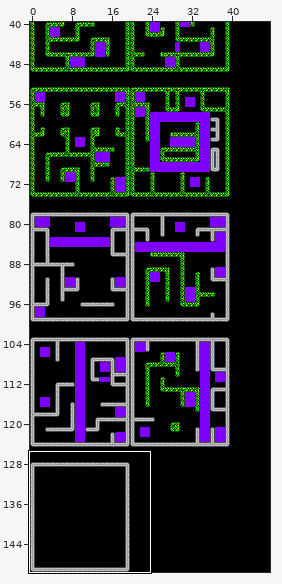
Two states of a Tiled map, game/assets/mapa.tmx. The first picture is a wide view before the edit; the outline marks the close-up.
Close-up. Earlier state:
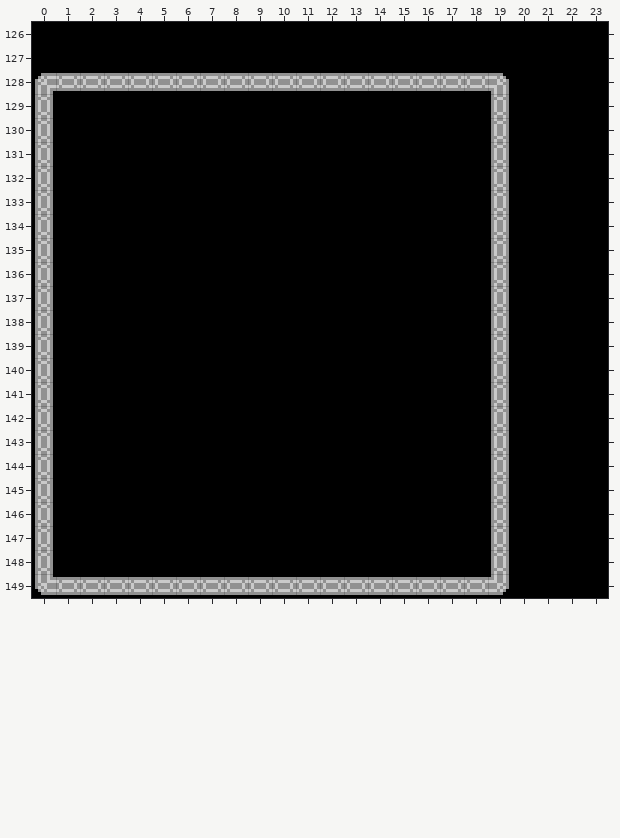
Cells are 8x8 px. Shown: x 0..23, y 126..149.
New version:
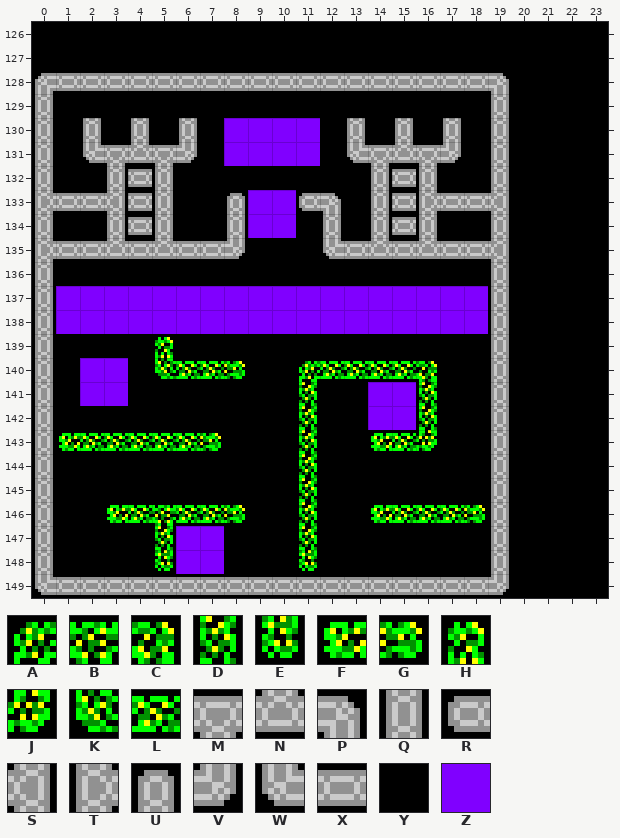
Key: from "tiles": A 0, B 1, C 3, D 4, E 5, F 6, G 9, H 10, J 11, K 12, L 13, M 17, N 18, P 19, Q 20, R 22, S 23, T 24, U 26, V 27, W 28, X 29, Y 36, Z 37.
_ is an empty cell.
Log entry: Mapa 10/final creado con objetos
From old to new:
Layer "Capa de patrones 1":
The edit turns tile Y into tile A in row 140 at x 11.
The edit turns tile Y into tile B in row 146 at x 5.
The edit turns tile Y into tile C in row 140 at x 16.
The edit turns tile Y into tile D in rows 141 to 142 at x 11 and 16; in rows 143 to 146 at x 11; in row 147 at x 5 and 11.
The edit turns tile Y into tile E in row 148 at x 5 and 11.
The edit turns tile Y into tile F in row 143 at x 1 and 14; in row 146 at x 3 and 14.
The edit turns tile Y into tile G in row 140 at x 8; in row 143 at x 7; in row 146 at x 8 and 18.
The edit turns tile Y into tile H in row 139 at x 5.
The edit turns tile Y into tile J in row 143 at x 16.
The edit turns tile Y into tile K in row 140 at x 5.
The edit turns tile Y into tile L in row 140 at x 6 to 7 and 12 to 15; in row 143 at x 2 to 6 and 15; in row 146 at x 4, 6 to 7 and 15 to 17.
The edit turns tile Y into tile M in row 131 at x 3, 5, 14 and 16.
The edit turns tile Y into tile N in row 131 at x 4 and 15; in row 135 at x 3, 5, 14 and 16.
The edit turns tile Y into tile P in row 133 at x 12.
The edit turns tile Y into tile Q in row 130 at x 2, 4, 6, 13, 15 and 17; in row 132 at x 3, 5, 14 and 16; in row 133 at x 5 and 14; in row 134 at x 3, 5, 8, 12, 14 and 16.
The edit turns tile Y into tile R in row 133 at x 11.
The edit turns tile Q into tile S in row 133 at x 19; in row 135 at x 19.
The edit turns tile Y into tile S in row 133 at x 3.
The edit turns tile Q into tile T in row 133 at x 0; in row 135 at x 0.
The edit turns tile Y into tile T in row 133 at x 16.
The edit turns tile Y into tile U in row 133 at x 8.
The edit turns tile Y into tile V in row 131 at x 6 and 17; in row 135 at x 8.
The edit turns tile Y into tile W in row 131 at x 2 and 13; in row 135 at x 12.
The edit turns tile Y into tile X in row 132 at x 4 and 15; in row 133 at x 1 to 2, 4, 15 and 17 to 18; in row 134 at x 4 and 15; in row 135 at x 1 to 2, 4, 6 to 7, 13, 15 and 17 to 18.
The edit turns tile Y into tile Z in rows 130 to 131 at x 8 to 11; in rows 133 to 134 at x 9 to 10; in rows 137 to 138 at x 1 to 18; in row 140 at x 2 to 3; in row 141 at x 2 to 3 and 14 to 15; in row 142 at x 14 to 15.
The edit turns tile Y into tile Z in rows 147 to 148 at x 6 to 7.
Pixel boxes of the changes (left, top, right, bottom) in both close-ups:
changed: (47, 118, 497, 259)
changed: (56, 286, 488, 574)
